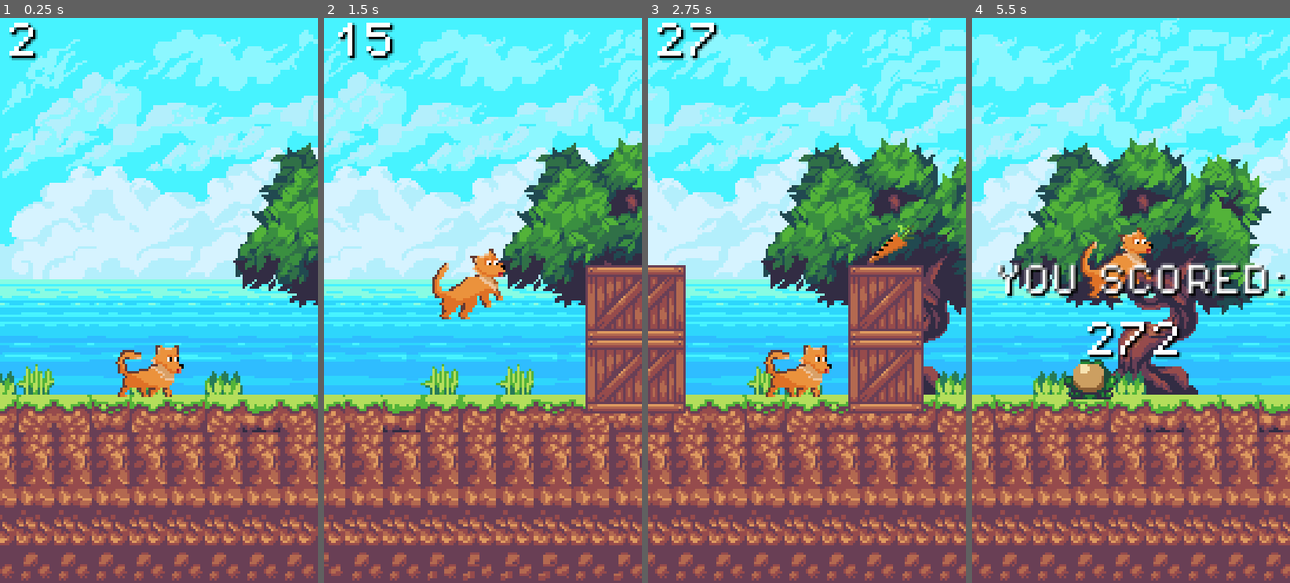
Above: before the commit, frames 1-4 (left to right).
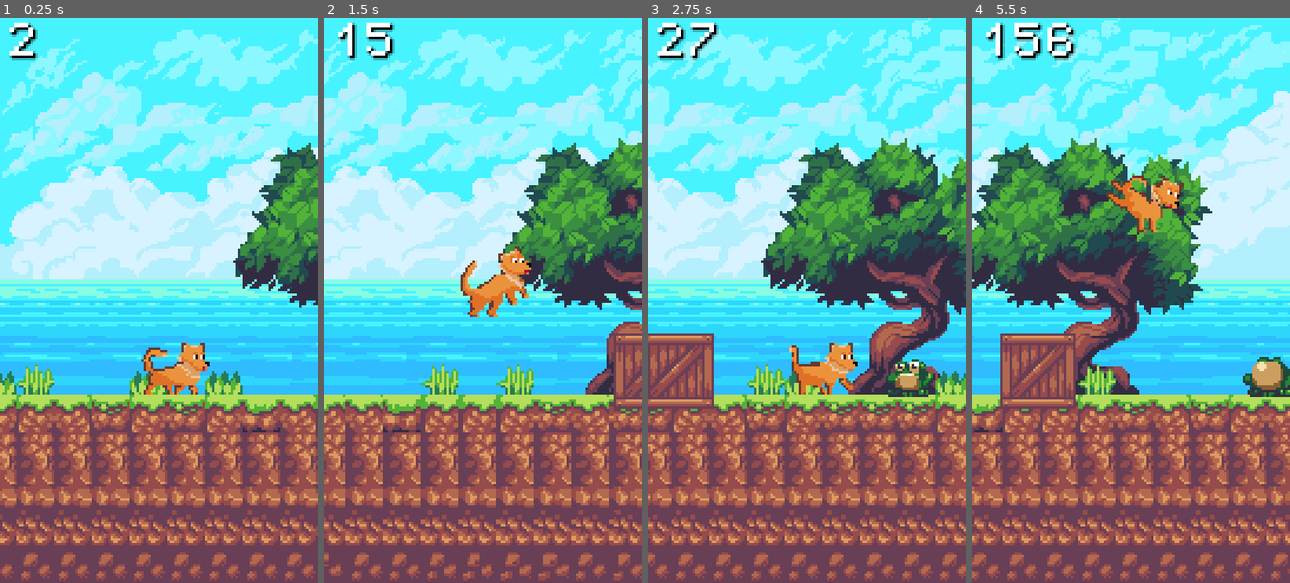
Above: after the commit, the same moments.

Repository: nikolaikilt/godot-2d-jumping-dog
Game: Godot game, scene res://scenes/game.tscn
The game is run twice, just before and just after one commit, with the same random seed, the same clock (stepped at 60 frames per second) and the same inputs.
Inputs (mouse positions are in pixels of both pictures, inside the frame that each line leads up to):
- Up to frame 1 (0.25 s): no input
- Up to frame 2 (1.5 s): move the mouse to (552, 272) at 0.52 s; click (552, 272) at 0.6 s; move the mouse to (419, 328) at 1.27 s; click (419, 328) at 1.35 s
- Up to frame 3 (2.75 s): move the mouse to (838, 176) at 2.02 s; click (838, 176) at 2.1 s
- Up to frame 4 (5.5 s): move the mouse to (1115, 413) at 2.77 s; click (1115, 413) at 2.85 s; move the mouse to (1226, 385) at 3.52 s; click (1226, 385) at 3.6 s; move the mouse to (1035, 215) at 4.27 s; click (1035, 215) at 4.35 s; move the mouse to (1146, 300) at 5.02 s; click (1146, 300) at 5.1 s

The runs differ from the first frame. In frame 1, 1.9% of the frame differs, in the area x 36-66%, y 57-68%; in frame 2, 6.2%; in frame 3, 12%; in frame 4, 66%, in the area x 0-100%, y 0-100%.

Commit message:
collectible carrot area2d

Diff:
--- a/project.godot
+++ b/project.godot
@@ -44,3 +44,4 @@
 textures/canvas_textures/default_texture_filter=0
 rendering_device/driver.windows="d3d12"
 renderer/rendering_method="mobile"
+textures/vram_compression/import_etc2_astc=true
--- /dev/null
+++ b/scenes/carrot.gd
@@ -0,0 +1,17 @@
+extends Area2D
+@onready var pickup_sound: AudioStreamPlayer2D = $AudioStreamPlayer2D
+
+func _physics_process(delta: float) -> void:
+	global_position.x -= Global.scroll_speed * delta
+
+func _on_visible_on_screen_notifier_2d_screen_exited() -> void:
+	queue_free()
+
+
+func _on_body_entered(body: Node2D) -> void:
+	if body is CharacterBody2D:
+		Global.score += 100
+		pickup_sound.play()
+		hide()
+		await get_tree().create_timer( 0.8 *Engine.time_scale).timeout
+		queue_free()
--- /dev/null
+++ b/scenes/carrot.tscn
@@ -0,0 +1,30 @@
+[gd_scene format=3 uid="uid://soj4w8mq1uao"]
+
+[ext_resource type="Texture2D" uid="uid://3338mbnerawt" path="res://assets/CARROT.png" id="1_btq7l"]
+[ext_resource type="Script" uid="uid://oxvkltbhwd1u" path="res://scenes/carrot.gd" id="1_elckd"]
+[ext_resource type="AudioStream" uid="uid://cr8huv0w1j1ji" path="res://assets/sounds/carrot.ogg" id="3_mb1r7"]
+
+[sub_resource type="CapsuleShape2D" id="CapsuleShape2D_bq5dj"]
+radius = 2.1213207
+height = 19.79899
+
+[node name="carrot" type="Area2D" unique_id=1499362317]
+script = ExtResource("1_elckd")
+
+[node name="Sprite2D" type="Sprite2D" parent="." unique_id=31380320]
+texture = ExtResource("1_btq7l")
+
+[node name="CollisionShape2D" type="CollisionShape2D" parent="." unique_id=1330181749]
+position = Vector2(1.000001, -23)
+rotation = 1.0471976
+shape = SubResource("CapsuleShape2D_bq5dj")
+
+[node name="VisibleOnScreenNotifier2D" type="VisibleOnScreenNotifier2D" parent="." unique_id=607436266]
+position = Vector2(1, -25)
+
+[node name="AudioStreamPlayer2D" type="AudioStreamPlayer2D" parent="." unique_id=2083054930]
+stream = ExtResource("3_mb1r7")
+volume_db = 1.0
+pitch_scale = 1.1
+
+[connection signal="body_entered" from="." to="." method="_on_body_entered"]
--- a/scenes/carrot_crane.gd
+++ /dev/null
@@ -1,9 +0,0 @@
-extends AnimatableBody2D
-
-func _physics_process(delta: float) -> void:
-	global_position.x -= Global.scroll_speed * delta
-
-
-
-func _on_visible_on_screen_notifier_2d_screen_exited() -> void:
-	queue_free()
--- a/scenes/carrot_crane.tscn
+++ /dev/null
@@ -1,30 +0,0 @@
-[gd_scene format=3 uid="uid://wb2i2at2m6xc"]
-
-[ext_resource type="Script" uid="uid://cdptf2agigaik" path="res://scenes/carrot_crane.gd" id="1_00hs5"]
-[ext_resource type="Texture2D" uid="uid://3338mbnerawt" path="res://assets/CARROT.png" id="2_00hs5"]
-
-[sub_resource type="SegmentShape2D" id="SegmentShape2D_bq5dj"]
-b = Vector2(28, 0)
-
-[sub_resource type="CapsuleShape2D" id="CapsuleShape2D_bq5dj"]
-radius = 1.73205
-height = 18.384777
-
-[node name="carrot_crane" type="AnimatableBody2D" unique_id=1935309616]
-script = ExtResource("1_00hs5")
-
-[node name="Sprite2D" type="Sprite2D" parent="." unique_id=642614633]
-texture = ExtResource("2_00hs5")
-
-[node name="CollisionShape2D" type="CollisionShape2D" parent="." unique_id=2053873470]
-position = Vector2(-13, -15)
-shape = SubResource("SegmentShape2D_bq5dj")
-
-[node name="CollisionShape2D2" type="CollisionShape2D" parent="." unique_id=1669093736]
-position = Vector2(1, -24)
-rotation = 0.7853982
-shape = SubResource("CapsuleShape2D_bq5dj")
-
-[node name="VisibleOnScreenNotifier2D" type="VisibleOnScreenNotifier2D" parent="." unique_id=419941575]
-position = Vector2(-5, 0)
-rect = Rect2(-10, -32, 30, 19)
--- a/scenes/crate.tscn
+++ b/scenes/crate.tscn
@@ -33,6 +33,7 @@
 [node name="CollisionShape2D" type="CollisionShape2D" parent="." unique_id=892547122]
 position = Vector2(-15, -14)
 shape = SubResource("SegmentShape2D_ybftx")
+one_way_collision = true
 
 [node name="VisibleOnScreenNotifier2D" type="VisibleOnScreenNotifier2D" parent="." unique_id=1810443378]
 position = Vector2(-1, -6)
--- a/scenes/crate_carrot.tscn
+++ /dev/null
@@ -1,58 +0,0 @@
-[gd_scene format=3 uid="uid://cs00g7d0u7mng"]
-
-[ext_resource type="Script" uid="uid://bsfm6pnt53rwj" path="res://scripts/crate.gd" id="1_bxh6v"]
-[ext_resource type="Texture2D" uid="uid://djqytl3uyniq2" path="res://assets/big-crate.png" id="2_abv4v"]
-[ext_resource type="Texture2D" uid="uid://3338mbnerawt" path="res://assets/CARROT.png" id="3_abv4v"]
-
-[sub_resource type="SpriteFrames" id="SpriteFrames_bq5dj"]
-animations = [{
-"frames": [{
-"duration": 1.0,
-"texture": ExtResource("2_abv4v")
-}],
-"loop": 1,
-"name": &"idle",
-"speed": 5.0
-}]
-
-[sub_resource type="SegmentShape2D" id="SegmentShape2D_ybftx"]
-b = Vector2(32, 0)
-
-[sub_resource type="SegmentShape2D" id="SegmentShape2D_bq5dj"]
-b = Vector2(31, 0)
-
-[sub_resource type="SegmentShape2D" id="SegmentShape2D_odikw"]
-b = Vector2(28, 0)
-
-[node name="crate_carrot" type="AnimatableBody2D" unique_id=598942381]
-collision_layer = 4
-script = ExtResource("1_bxh6v")
-
-[node name="AnimatedSprite2D" type="AnimatedSprite2D" parent="." unique_id=1966641143]
-position = Vector2(1, 0)
-sprite_frames = SubResource("SpriteFrames_bq5dj")
-animation = &"idle"
-frame_progress = 0.2768196
-
-[node name="CollisionShape2D" type="CollisionShape2D" parent="." unique_id=892547122]
-position = Vector2(-15, -14)
-shape = SubResource("SegmentShape2D_ybftx")
-
-[node name="VisibleOnScreenNotifier2D" type="VisibleOnScreenNotifier2D" parent="." unique_id=1810443378]
-position = Vector2(-1, -6)
-rect = Rect2(-14, -10, 31, 31)
-
-[node name="CollisionShape2D2" type="CollisionShape2D" parent="." unique_id=956548261]
-z_index = -1
-position = Vector2(-15, 14)
-shape = SubResource("SegmentShape2D_bq5dj")
-
-[node name="CollisionShape2D3" type="CollisionShape2D" parent="." unique_id=1080191970]
-position = Vector2(-13, -15)
-shape = SubResource("SegmentShape2D_odikw")
-
-[node name="Sprite2D" type="Sprite2D" parent="." unique_id=2079090052]
-position = Vector2(2, -3)
-texture = ExtResource("3_abv4v")
-
-[connection signal="screen_exited" from="VisibleOnScreenNotifier2D" to="." method="_on_visible_on_screen_notifier_2d_screen_exited"]
--- a/scenes/cratedouble.tscn
+++ b/scenes/cratedouble.tscn
@@ -22,8 +22,9 @@
 script = ExtResource("1_q6uv1")
 
 [node name="CollisionShape2D" type="CollisionShape2D" parent="." unique_id=458800130]
-position = Vector2(-26, -14)
+position = Vector2(-26, -13)
 shape = SubResource("SegmentShape2D_q6uv1")
+one_way_collision = true
 
 [node name="VisibleOnScreenNotifier2D" type="VisibleOnScreenNotifier2D" parent="." unique_id=2017590966]
 position = Vector2(-13, 24)
--- a/scenes/cratedouble_carrot.tscn
+++ /dev/null
@@ -1,47 +0,0 @@
-[gd_scene format=3 uid="uid://u7xipdbmdn3h"]
-
-[ext_resource type="Script" uid="uid://csjsuqvk423py" path="res://scenes/cratedouble.gd" id="1_lnbt2"]
-[ext_resource type="Texture2D" uid="uid://djqytl3uyniq2" path="res://assets/big-crate.png" id="2_mvcxq"]
-[ext_resource type="Texture2D" uid="uid://3338mbnerawt" path="res://assets/CARROT.png" id="3_husha"]
-
-[sub_resource type="SegmentShape2D" id="SegmentShape2D_q6uv1"]
-b = Vector2(31, 0)
-
-[sub_resource type="SpriteFrames" id="SpriteFrames_q6uv1"]
-animations = [{
-"frames": [{
-"duration": 1.0,
-"texture": ExtResource("2_mvcxq")
-}],
-"loop": 1,
-"name": &"idle",
-"speed": 5.0
-}]
-
-[node name="cratedouble_carrot" type="AnimatableBody2D" unique_id=944600537]
-position = Vector2(27, 16)
-script = ExtResource("1_lnbt2")
-
-[node name="CollisionShape2D" type="CollisionShape2D" parent="." unique_id=458800130]
-position = Vector2(-26, -14)
-shape = SubResource("SegmentShape2D_q6uv1")
-
-[node name="VisibleOnScreenNotifier2D" type="VisibleOnScreenNotifier2D" parent="." unique_id=2017590966]
-position = Vector2(-13, 24)
-rect = Rect2(-14, -39, 31, 60)
-
-[node name="AnimatedSprite2D" type="AnimatedSprite2D" parent="." unique_id=1408843978]
-z_index = -1
-position = Vector2(-11, 1)
-sprite_frames = SubResource("SpriteFrames_q6uv1")
-animation = &"idle"
-
-[node name="AnimatedSprite2D" type="AnimatedSprite2D" parent="AnimatedSprite2D" unique_id=508406373]
-z_index = -1
-position = Vector2(0, 31)
-sprite_frames = SubResource("SpriteFrames_q6uv1")
-animation = &"idle"
-
-[node name="Sprite2D" type="Sprite2D" parent="." unique_id=371712561]
-position = Vector2(-10, 0)
-texture = ExtResource("3_husha")
--- a/scenes/game.tscn
+++ b/scenes/game.tscn
@@ -10,10 +10,10 @@
 [ext_resource type="Texture2D" uid="uid://c06n4sbp07s7h" path="res://assets/bush.png" id="3_p57ef"]
 [ext_resource type="Texture2D" uid="uid://ntynygcp8oh5" path="res://assets/tree.png" id="4_u5sy4"]
 [ext_resource type="PackedScene" uid="uid://c4n5q4xcla5bm" path="res://scenes/cratedouble.tscn" id="4_vtaks"]
-[ext_resource type="PackedScene" uid="uid://u7xipdbmdn3h" path="res://scenes/cratedouble_carrot.tscn" id="5_trtic"]
+[ext_resource type="PackedScene" uid="uid://soj4w8mq1uao" path="res://scenes/carrot.tscn" id="5_trtic"]
 [ext_resource type="AudioStream" uid="uid://dgpcy8la8iyhq" path="res://assets/sounds/my_jumping_dog_ost.ogg" id="6_dinhu"]
-[ext_resource type="PackedScene" uid="uid://cs00g7d0u7mng" path="res://scenes/crate_carrot.tscn" id="6_ir15t"]
 [ext_resource type="FontFile" uid="uid://beyvqr6xm3s2i" path="res://assets/PixelOperator8.ttf" id="13_kvuet"]
+[ext_resource type="AudioStream" uid="uid://cr8huv0w1j1ji" path="res://assets/sounds/carrot.ogg" id="15_ir15t"]
 
 [sub_resource type="WorldBoundaryShape2D" id="WorldBoundaryShape2D_bq5dj"]
 
@@ -153,15 +153,17 @@
 
 [node name="game" type="Node" unique_id=904830250]
 script = ExtResource("1_gee14")
-enemy_scenes = Array[PackedScene]([ExtResource("2_0tnpc"), ExtResource("3_0tnpc"), ExtResource("4_vtaks"), ExtResource("5_trtic"), ExtResource("6_ir15t")])
+enemy_scenes = Array[PackedScene]([ExtResource("2_0tnpc"), ExtResource("3_0tnpc"), ExtResource("4_vtaks")])
+bonus_scenes = Array[PackedScene]([ExtResource("5_trtic")])
 
 [node name="BackgroundMusic" type="AudioStreamPlayer2D" parent="." unique_id=1954932048]
 stream = ExtResource("6_dinhu")
+pitch_scale = 1.2
 autoplay = true
 parameters/looping = false
 
 [node name="Floor" type="StaticBody2D" parent="." unique_id=1923281675]
-position = Vector2(-61, -7)
+position = Vector2(-24, -8)
 metadata/_edit_group_ = true
 
 [node name="CollisionShape2D" type="CollisionShape2D" parent="Floor" unique_id=1105725776]
@@ -211,9 +213,13 @@
 texture = ExtResource("4_u5sy4")
 
 [node name="player" parent="." unique_id=1005019559 instance=ExtResource("2_yqjtg")]
-position = Vector2(63, 144)
+position = Vector2(48, 152)
 
 [node name="EnemyTimer" type="Timer" parent="." unique_id=94303163]
+autostart = true
+
+[node name="BonusTimer" type="Timer" parent="." unique_id=2067104992]
+wait_time = 4.0
 autostart = true
 
 [node name="HUD" type="CanvasLayer" parent="." unique_id=1821529400]
@@ -306,8 +312,13 @@
 [node name="SpeedTime" type="Timer" parent="." unique_id=620639730]
 autostart = true
 
+[node name="bonus_Audio" type="AudioStreamPlayer" parent="." unique_id=421811136]
+stream = ExtResource("15_ir15t")
+volume_db = -18.0
+
 [connection signal="bonus" from="player" to="." method="_on_player_bonus"]
 [connection signal="hit" from="player" to="." method="_on_player_hit"]
 [connection signal="timeout" from="EnemyTimer" to="." method="_on_enemy_timer_timeout"]
+[connection signal="timeout" from="BonusTimer" to="." method="_on_bonus_timer_timeout"]
 [connection signal="timeout" from="ScoreTimer" to="." method="_on_score_timer_timeout"]
 [connection signal="timeout" from="SpeedTime" to="." method="_on_speed_time_timeout"]
--- a/scenes/player.tscn
+++ b/scenes/player.tscn
@@ -140,12 +140,16 @@
 "speed": 6.0
 }]
 
-[sub_resource type="CapsuleShape2D" id="CapsuleShape2D_dqkch"]
+[sub_resource type="ConvexPolygonShape2D" id="ConvexPolygonShape2D_00hs5"]
+points = PackedVector2Array(0, -2, -14, -1.9999995, -14, -12, -22, -18, -22, -24, -12.000001, -24, -12, -20, -6, -18, 0, -18, 0, -15, -6, -15, -6, -6, 0, -6)
+
+[sub_resource type="SegmentShape2D" id="SegmentShape2D_bq5dj"]
+a = Vector2(17, 10)
+b = Vector2(-1, 10)
+
+[sub_resource type="CapsuleShape2D" id="CapsuleShape2D_bq5dj"]
 radius = 9.0
 height = 24.0
-
-[sub_resource type="CircleShape2D" id="CircleShape2D_bq5dj"]
-radius = 6.0
 
 [node name="player" type="CharacterBody2D" unique_id=1005019559]
 z_index = 1
@@ -154,7 +158,7 @@
 script = ExtResource("1_3v2ag")
 
 [node name="AnimatedSprite2D" type="AnimatedSprite2D" parent="." unique_id=1220035201]
-position = Vector2(-0.46093702, 0.99999976)
+position = Vector2(11, -8)
 scale = Vector2(0.99776787, 0.9375)
 sprite_frames = SubResource("SpriteFrames_bq5dj")
 animation = &"run"
@@ -162,10 +166,18 @@
 frame_progress = 0.8917857
 
 [node name="CollisionShape2D" type="CollisionShape2D" parent="." unique_id=2143557320]
-position = Vector2(-4, 7)
+visible = false
+position = Vector2(-3.999999, 7)
 rotation = 1.5707964
-shape = SubResource("CapsuleShape2D_dqkch")
+scale = Vector2(1, 0.99999994)
+shape = SubResource("ConvexPolygonShape2D_00hs5")
 
-[node name="CollisionShape2D2" type="CollisionShape2D" parent="." unique_id=850624926]
-position = Vector2(4, 1)
-shape = SubResource("CircleShape2D_bq5dj")
+[node name="CollisionShape2D2" type="CollisionShape2D" parent="." unique_id=608174907]
+visible = false
+position = Vector2(-2, -4)
+shape = SubResource("SegmentShape2D_bq5dj")
+
+[node name="CollisionShape2D3" type="CollisionShape2D" parent="." unique_id=1556316990]
+position = Vector2(7, -2)
+rotation = 1.5707964
+shape = SubResource("CapsuleShape2D_bq5dj")
--- a/scripts/crate.gd
+++ b/scripts/crate.gd
@@ -1,4 +1,5 @@
 extends AnimatableBody2D
+signal bonus_carrot
 
 func _physics_process(delta: float) -> void:
 	global_position.x -= Global.scroll_speed * delta
--- a/scripts/game.gd
+++ b/scripts/game.gd
@@ -1,8 +1,9 @@
 extends Node
 
 @export var enemy_scenes: Array[PackedScene]
+@export var bonus_scenes: Array[PackedScene]
 
-var score = 0
+
 # Called when the node enters the scene tree for the first time.
 func _ready() -> void:
 	$HUD/Score.add_theme_color_override("font_color","White")
@@ -22,42 +23,46 @@
 		Global.prev_enemy_instance_name = Global.enemy_instance_name
 	Global.enemy_instance_name = enemy_instance.name
 	Global.counter = true
-	if enemy_instance.name == "cratedouble" or enemy_instance.name == "cratedouble_carrot":
+	if enemy_instance.name == "cratedouble" :
 		enemy_instance.position = Vector2(187,120)
 	else:
 		enemy_instance.position = Vector2(187,150)
 	add_child(enemy_instance)
-	pass # Replace with function body.
+
+
+
+func _on_bonus_timer_timeout() -> void:
+	var bonus_scene = bonus_scenes.pick_random()
+	var bonus_instance = bonus_scene.instantiate()
+
+	if bonus_instance.name == "cratedouble_carrot" :
+		bonus_instance.position = Vector2(187,120)
+	else:
+		bonus_instance.position = Vector2(187,150)
+	add_child(bonus_instance)
+
 
 
 func _on_player_hit() -> void:
 	$ScoreTimer.stop()
 	$HUD/Score.hide()
 	$"HUD/Final Message".show()
-	$"HUD/Final score".text = str(score)
+	$"HUD/Final score".text = str(Global.score)
 	$"HUD/Final score".show()
 	$BackgroundMusic.pitch_scale = 0.4
 	Engine.time_scale = 0.1
 	await get_tree().create_timer( 3 *Engine.time_scale).timeout
 	#ricarico la scena corrente
+	Global.score = 0
 	Engine.time_scale = 1
 	get_tree().reload_current_scene()
 
 
 
 func _on_score_timer_timeout() -> void:
-	score +=1
-	$HUD/Score.text = str(score)
+	Global.score +=1
+	$HUD/Score.text = str(Global.score)
 
 
 func _on_speed_time_timeout() -> void:
 	Engine.time_scale += 0.01
-
-
-func _on_player_bonus() -> void:
-
-	score +=10
-	$HUD/Score.add_theme_color_override("font_color","Red")
-	await get_tree().create_timer( 1 *Engine.time_scale).timeout
-
-	$HUD/Score.add_theme_color_override("font_color","White")
--- a/scripts/global.gd
+++ b/scripts/global.gd
@@ -5,3 +5,4 @@
 var enemy_instance_name = ""
 var prev_enemy_instance_name = ""
 var counter = false
+var score = 0
--- a/scripts/player.gd
+++ b/scripts/player.gd
@@ -2,6 +2,7 @@
 const JUMP_VELOCITY = -300.0
 signal hit
 signal bonus
+
 var fixed_x: float
 
 
@@ -27,25 +28,11 @@
 
 	# Blocca eventuali spostamenti orizzontali causati da collisioni o piattaforme.
 	global_position.x = fixed_x
-	$"../HUD/debug".text = str(Global.enemy_instance_name)
-	$"../HUD/debug2".text = str(Global.prev_enemy_instance_name)
-	$"../HUD/debug3".text = str(Global.counter)
+	#$"../HUD/debug".text = str(Global.enemy_instance_name)
+	#$"../HUD/debug2".text = str(Global.prev_enemy_instance_name)
+	#$"../HUD/debug3".text = str(Global.counter)
 	var collision = get_last_slide_collision()
 	if collision:
 		var collider = collision.get_collider()
 		if collider is CharacterBody2D :
 			hit.emit()
-		if (collider is AnimatableBody2D
-			and Global.prev_enemy_instance_name == "crate_carrot"
-			or Global.prev_enemy_instance_name == "cratedouble_carrot"
-			and Global.enemy_instance_name != "cratedouble"
-			and Global.enemy_instance_name != "crate" ) :
-			bonus.emit()
-
-
-
-
-
-
-func _on_bonus() -> void:
-	pass # Replace with function body.
Not shown, added: assets/sounds/carrot.ogg.import
Not shown, added: export_presets.cfg
Not shown, added: scenes/carrot.gd.uid
Not shown, removed: scenes/carrot_crane.gd.uid
Not shown, added: assets/sounds/carrot.ogg
